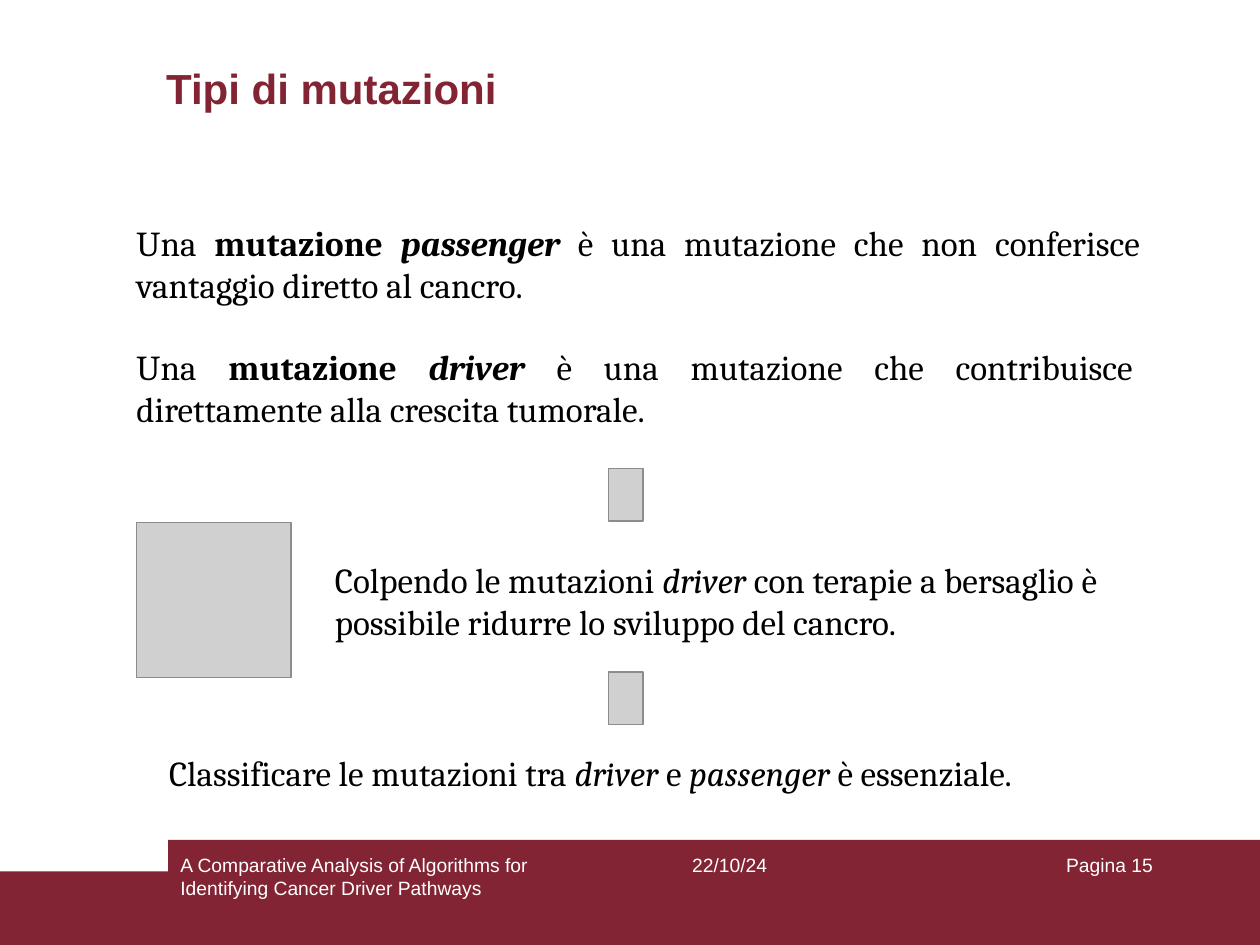
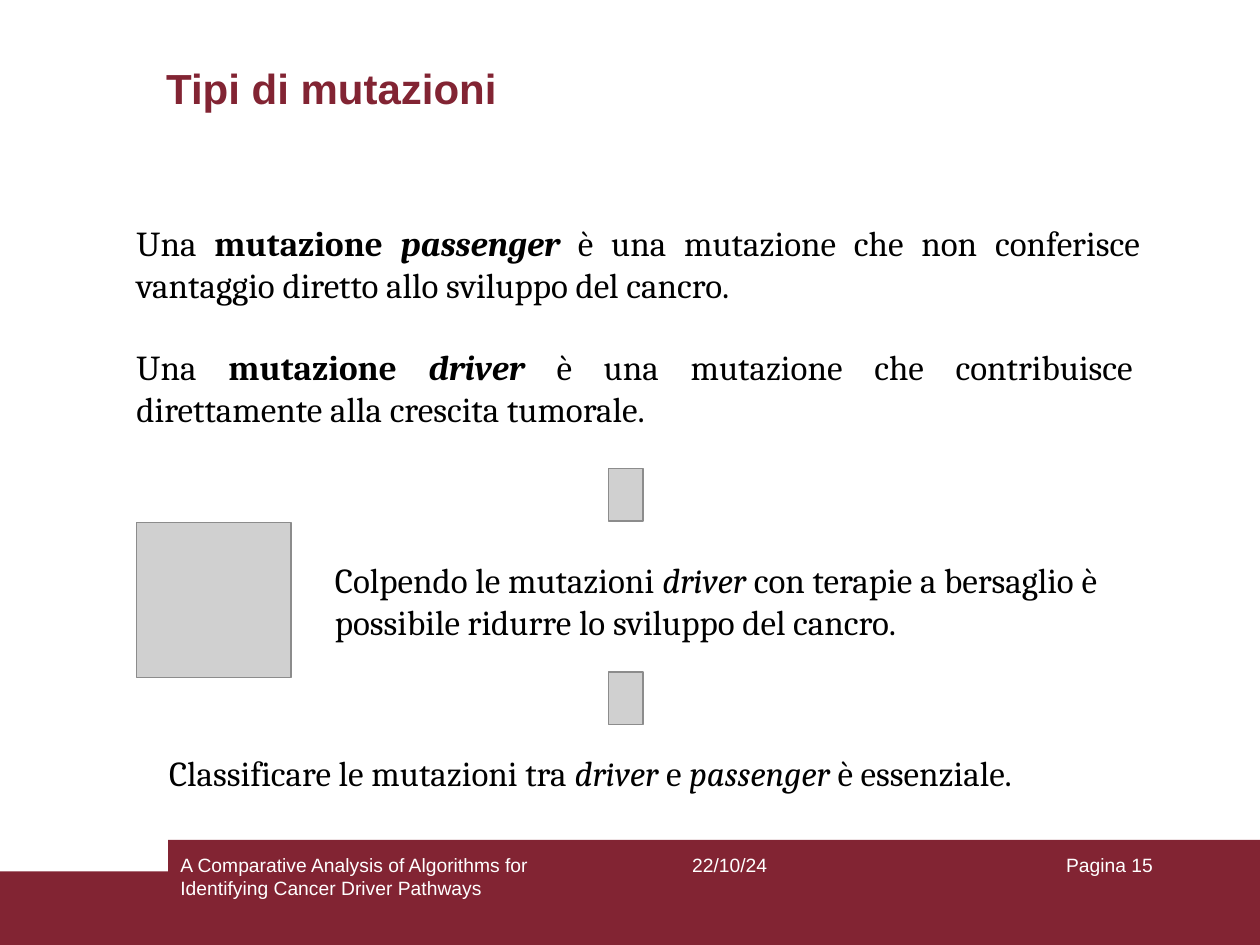
Before and after one commit to aflaag/bsc-thesis, a slide deck: slide 15 of presentation/slides.odp. Drawn at 1260x945 pixels with LibreOffice and Linux fonts; fonts in the diff are those of the drawing; grey boxes stand for pictures. Boxes give left, top, right and bottom in pixels: in the first picture for what was removed or moved away, otherwise in the second. Text is boxed around its words. In the diff, an @@ line names an element or a change of style, - is before the commit and + after.

Commit message:
fixed typo slides

```diff
--- a/presentation/slides.odp
+++ b/presentation/slides.odp
@@ text at [136,231,1140,306]: text changed @@
-Una mutazione passenger è una mutazione che non conferisce vantaggio diretto al cancro.
+Una mutazione passenger è una mutazione che non conferisce vantaggio diretto allo sviluppo del cancro.
```
Also in this commit, not shown: 2 other slides changed.
